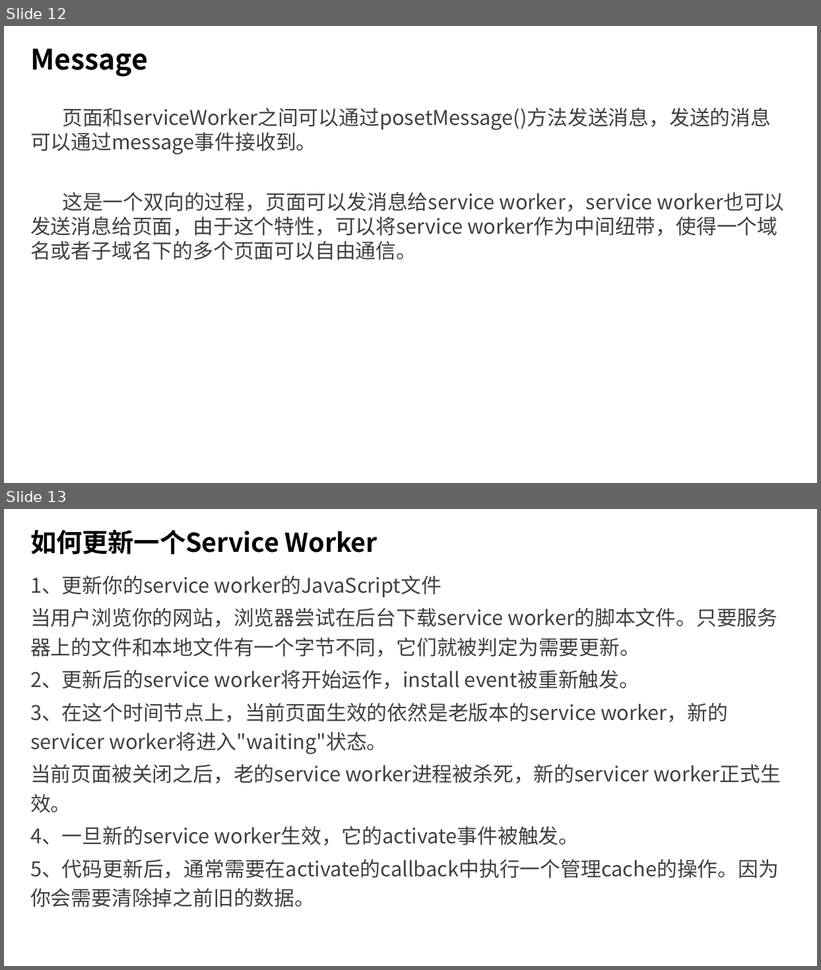
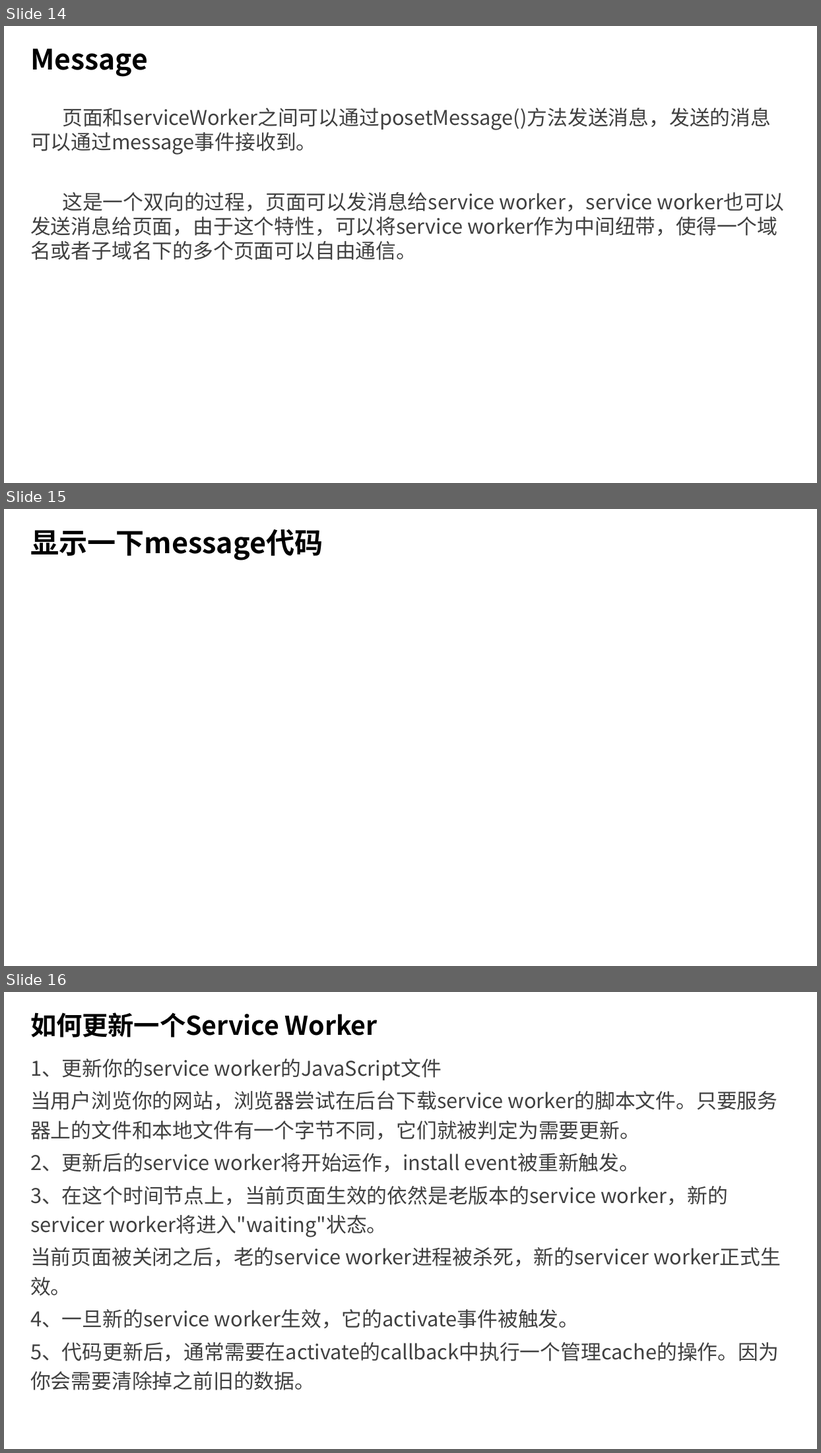
Before and after one commit to Brandy12345/files, a slide deck: PWD技术调研.pptx. Shown one above the other, each under a label of ours: slides 12 and 13 before the commit, slides 14, 15 and 16 after it. The pictures are 821x970 and 821x1453 pixels, drawn with LibreOffice and Linux fonts; fonts in the diff are those of the drawing; background and template pictures are left out. Boxes give left, top, right and bottom in pixels: in the first picture for what was removed or moved away, otherwise in the second. Text is boxed around its words. In the diff, an @@ line names an element or a change of style, - is before the commit and + after.

```diff
--- a/PWD技术调研.pptx
+++ b/PWD技术调研.pptx
@@ slide 15 added at (x1=4, y1=509, x2=817, y2=966), background picture (left out) @@
@@ title added at (x1=30, y1=529, x2=323, y2=560), 25.2 pt, text #000000, bold @@
+显示一下message代码
@@ what was slide 12 is now slide 14 @@
@@ what was slide 13 is now slide 16 @@
```
Also in this commit, not shown: 3 slides changed, 6 other slides added.
